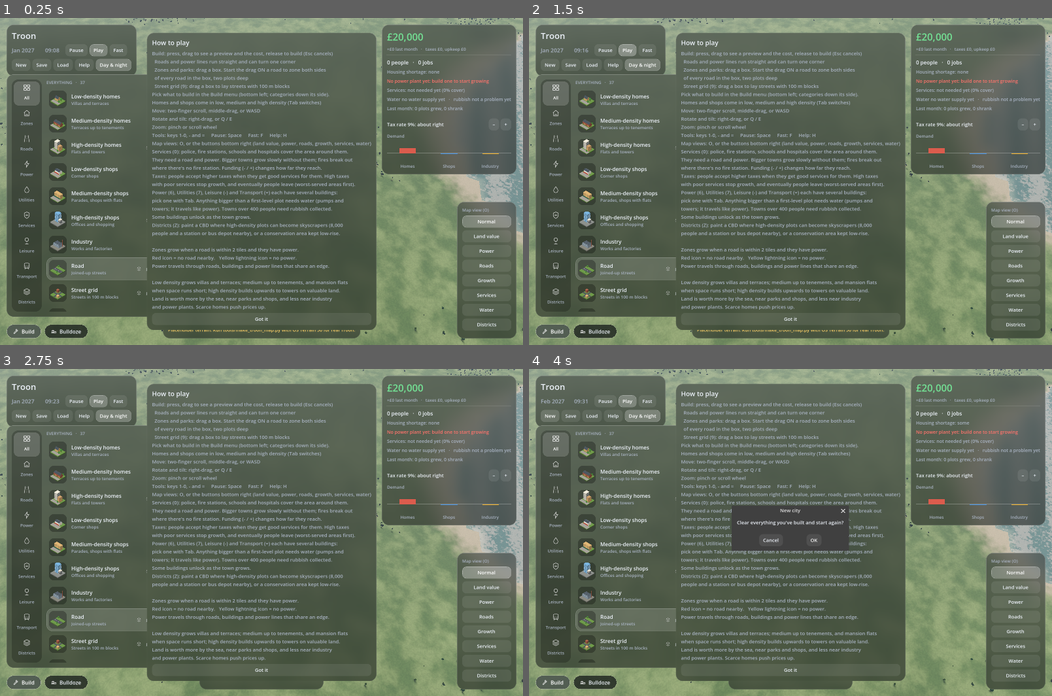
Above: before the commit, frames 1-4 (two rows, left to right).
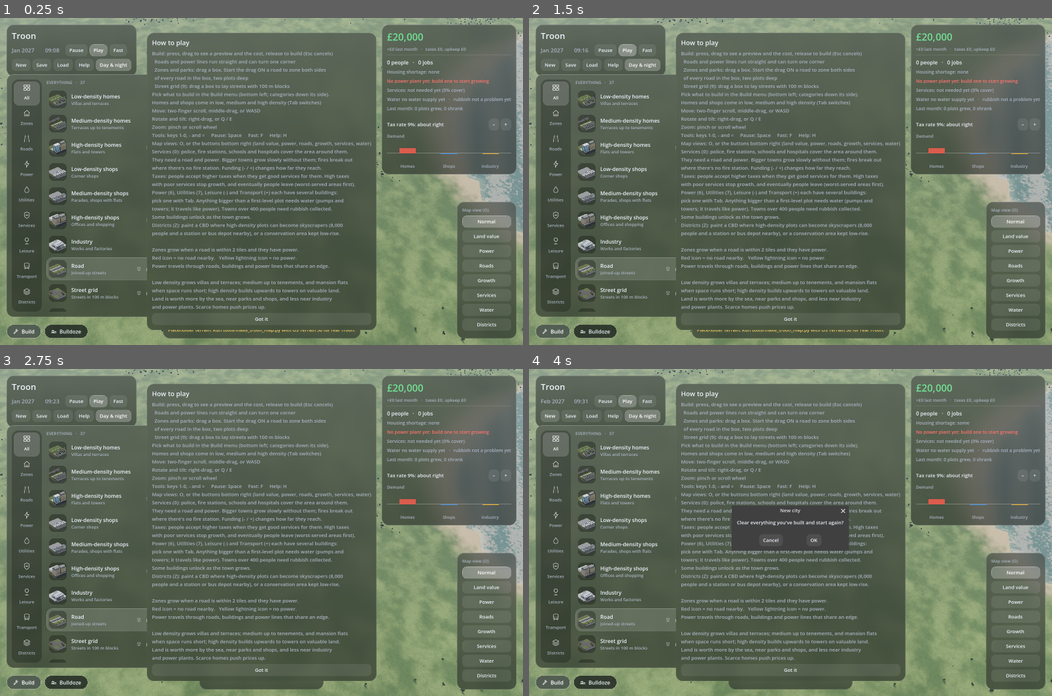
Above: after the commit, the same moments.

Repository: samdickie/city-sim-creator
Game: Godot game, scene res://game3d.tscn
Same seed, same stepped clock (60 frames per second), same inputs: the game is played once before the commit and once after it.
Inputs:
- Up to frame 1 (0.25 s): no input
- Up to frame 2 (1.5 s): click "Play" at 0.5 s; click "Play" at 1.25 s
- Up to frame 3 (2.75 s): click "Normal" at 2 s
- Up to frame 4 (4 s): click "Normal" at 2.75 s; click "New" at 3.5 s

The runs differ from the first frame. In frame 1, 0.7% of the frame differs, in the area x 9-13%, y 23-87%; in frame 2, 0.7%; in frame 3, 0.7%; in frame 4, 0.7%.

Commit message:
Building variants, industrial shed, classical blocks, menu pictures from game models
Co-Authored-By: Claude Opus 5.5 <noreply@anthropic.com>
Claude-Session: https://claude.ai/code/session_01TJfN1XR5FkkXgydyT6DSGx

Diff:
--- a/scripts/hud.gd
+++ b/scripts/hud.gd
@@ -426,9 +426,13 @@
 
 
 func _item_icon(id: String) -> Texture2D:
+	# A picture rendered from the game's own models (tools/make_menu_pictures.py),
+	# or the simple drawn icon if it's missing.
 	var key := "item:" + id
 	if not _icon_cache.has(key):
-		_icon_cache[key] = _svg(Icons.ITEMS.get(id, Icons.ITEMS["normal"]), 2.0)
+		var path := "res://assets/icons/%s.png" % id
+		var picture: Texture2D = load(path) if ResourceLoader.exists(path) else null
+		_icon_cache[key] = picture if picture else _svg(Icons.ITEMS.get(id, Icons.ITEMS["normal"]), 2.0)
 	return _icon_cache[key]
 
 
--- a/scripts/world3d.gd
+++ b/scripts/world3d.gd
@@ -21,9 +21,19 @@
 	"tenement4": Vector4(22.0, 13.0, 12.9, 4.8), "shop1": Vector4(15.5, 13.0, 5.0, 0.0),
 	"shop2": Vector4(15.5, 13.0, 7.0, 3.0), "shopflats2": Vector4(23.0, 18.0, 8.0, 0.0),
 	"shopflats3": Vector4(23.0, 18.0, 11.1, 0.0), "shopflats4": Vector4(23.0, 18.0, 14.2, 0.0),
+	"shed": Vector4(34.0, 28.0, 8.0, 2.2),
+	"classical2": Vector4(21.0, 13.0, 9.1, 4.0), "classical3": Vector4(21.0, 13.0, 12.5, 4.0),
+	"classical4": Vector4(21.0, 13.0, 15.9, 4.0), "classical5": Vector4(21.0, 13.0, 19.3, 4.0),
+	"classical6": Vector4(21.0, 13.0, 22.7, 4.0), "classical7": Vector4(21.0, 13.0, 26.1, 4.0),
+}
+# Other designs with the same size as a model above; one is picked for each building.
+const MODEL_VARIANTS := {
+	"villa": ["villa", "villa_b", "villa_c"], "bungalow": ["bungalow", "bungalow_b"],
+	"terrace": ["terrace", "terrace_b"], "tenement3": ["tenement3", "tenement3_b"],
+	"tenement4": ["tenement4", "tenement4_b"], "shop1": ["shop1", "shop1_b"], "shop2": ["shop2", "shop2_b"],
 }
 const MODEL_PARTS := ["stone", "roof", "glass", "frame", "door", "metal", "pot", "fascia", "render",
-	"awning", "lead"]
+	"awning", "lead", "cladding", "sheet"]
 const MODEL_CHUNK := 400.0              # models are drawn in 400 m squares (for culling and detail levels)
 const ROAD_SHADER = preload("res://shaders/road.gdshader")
 
@@ -1239,7 +1249,7 @@
 			mat.set_shader_parameter("roof_average", _average_colour(slate))
 		materials[MODEL_PARTS[n]] = mat
 		_model_materials.append(mat)
-	for model_name: String in MODEL_DIMS:
+	for model_name: String in _all_model_names():
 		var path := MODEL_DIR + model_name + ".glb"
 		if not ResourceLoader.exists(path):
 			continue
@@ -1260,6 +1270,29 @@
 		push_warning("No building models found in %s: using simple blocks." % MODEL_DIR)
 
 
+func _all_model_names() -> Array[String]:
+	# Every model file to look for: each size, its variants, and the classical
+	# blocks' shopfront and bay-window versions.
+	var names: Array[String] = []
+	for base: String in MODEL_DIMS:
+		if MODEL_VARIANTS.has(base):
+			for v: String in MODEL_VARIANTS[base]:
+				names.append(v)
+		else:
+			names.append(base)
+		if base.begins_with("classical"):
+			names.append(base + "_shops")
+			names.append(base + "_bays")
+	return names
+
+
+func _model_dims(model_name: String) -> Vector4:
+	# A variant shares its size with the model it's a version of.
+	var base := model_name.trim_suffix("_shops").trim_suffix("_bays").trim_suffix("_b").trim_suffix("_c")
+	var dims: Vector4 = MODEL_DIMS.get(base, MODEL_DIMS.get(model_name, Vector4(1, 1, 1, 0)))
+	return dims
+
+
 func _first_mesh(node: Node) -> ArrayMesh:
 	if node is MeshInstance3D and (node as MeshInstance3D).mesh is ArrayMesh:
 		return (node as MeshInstance3D).mesh as ArrayMesh
@@ -1286,6 +1319,8 @@
 			pick = "tenement3"
 		elif storeys == 4:
 			pick = "tenement4"
+	elif style == STYLE_INDUSTRY and roof_h > 0.0:
+		pick = "shed"
 	elif style == STYLE_SHOP:
 		if roof_h > 0.0 and h <= 8.0:
 			pick = "shop2"
@@ -1295,18 +1330,31 @@
 			var floors := roundi((h - 0.6) / 3.2)
 			if floors >= 2 and floors <= 4:
 				pick = "shopflats%d" % floors
+	if MODEL_VARIANTS.has(pick):
+		for v: String in MODEL_VARIANTS[pick]:
+			if _models.has(v):
+				return pick
+		return ""
 	return pick if _models.has(pick) else ""
 
 
 func _add_model(model_name: String, spot: Dictionary, w: float, d: float, total_h: float, colour: Color,
 		roof_colour: Color) -> void:
 	# The model stretched to the block: front to the street, base on the ground.
-	var dims: Vector4 = MODEL_DIMS[model_name]
+	# Where there are several designs of this size, one is picked by position.
 	var x_axis: Vector3 = spot["x"]
 	var z_axis: Vector3 = spot["z"]
 	var pos: Vector3 = spot["pos"]
+	var variety := fposmod(sin(pos.x * 12.9898 + pos.z * 78.233) * 43758.5453, 1.0)   # door colours etc.
+	if MODEL_VARIANTS.has(model_name):
+		var choices: Array = []
+		for v: String in MODEL_VARIANTS[model_name]:
+			if _models.has(v):
+				choices.append(v)
+		if not choices.is_empty():
+			model_name = choices[int(fposmod(variety * 7.31, 1.0) * choices.size())]
+	var dims := _model_dims(model_name)
 	var basis := Basis(x_axis * (w / dims.x), Vector3.UP * (total_h / (dims.z + dims.w)), z_axis * (d / dims.y))
-	var variety := fposmod(sin(pos.x * 12.9898 + pos.z * 78.233) * 43758.5453, 1.0)   # door colours etc.
 	_model_items.append([model_name, Transform3D(basis, pos), colour,
 		Color(roof_colour.r, roof_colour.g, roof_colour.b, variety), _current_owner])
 
@@ -1956,10 +2004,17 @@
 		shops: bool, bays: bool, wall_list: Array, roof_list: Array, mansard: bool = true) -> void:
 	# Sandstone: tall rusticated ground floor, sash windows in stone surrounds,
 	# full-height bay windows, a cornice and a slate mansard roof with dormers.
+	var h: float = 4.2 + (storeys - 1) * 3.4 + 0.6
+	if mansard:
+		# The detailed model, where there is one for this height and kind.
+		var kind := "_shops" if shops else ("_bays" if bays and storeys >= 5 else "")
+		var model_name := "classical%d%s" % [storeys, kind]
+		if _models.has(model_name):
+			_add_model(model_name, spot, w, d, h + 0.9 + 4.0, stone, SLATE)
+			return
 	var x_axis: Vector3 = spot["x"]
 	var z_axis: Vector3 = spot["z"]
 	var pos: Vector3 = spot["pos"]
-	var h: float = 4.2 + (storeys - 1) * 3.4 + 0.6
 	var style: int = STYLE_CLASSICAL_SHOPS if shops else STYLE_CLASSICAL
 	wall_list.append([Transform3D(Basis(x_axis * w, Vector3.UP * h, z_axis * d), pos), stone,
 		Color(w, h, d, style)])
@@ -2272,7 +2327,7 @@
 		Tile.WATER_PUMP:
 			_slab(i, front, 0.0, 0.0, 49.0, depth - 1.0, YARD)
 			var house := _place(i, front, -12.0, 5.0, 12.0, 9.0)
-			_add_block(house, 12.0, 9.0, 5.5, RED_SANDSTONE, STYLE_HOUSE, 3.0, SLATE, wall_list, roof_list)
+			_add_block(house, 12.0, 9.0, 5.5, RED_SANDSTONE, STYLE_PLANT, 3.0, SLATE, wall_list, roof_list)
 			for along: float in [6.0, 18.0]:
 				var tank := _place(i, front, along, 16.0, 10.0, 10.0)
 				_cylinder(chimney_list, tank["pos"], 5.0, 7.0, TANK_GREY)
--- a/shaders/model.gdshader
+++ b/shaders/model.gdshader
@@ -9,7 +9,7 @@
 render_mode diffuse_burley, specular_schlick_ggx;
 
 uniform int part = 0;   // 0 stone, 1 roof, 2 glass, 3 frame, 4 door, 5 metal, 6 pot,
-						// 7 fascia, 8 render, 9 awning, 10 lead
+						// 7 fascia, 8 render, 9 awning, 10 lead, 11 cladding, 12 sheet
 uniform bool use_wall_tex = false;
 uniform sampler2D wall_tex : source_color, filter_linear_mipmap_anisotropic, repeat_enable;
 uniform vec3 wall_average = vec3(0.255, 0.22, 0.157);
@@ -108,6 +108,18 @@
 	} else if (part == 10) {
 		c = vec3(0.30, 0.32, 0.34);       // lead flashing and flat roofs
 		rough = 0.6;
+	} else if (part == 11 || part == 12) {
+		// Ribbed metal: walls in the building's colour, roofs in the roof colour.
+		vec3 base = part == 11 ? tint : extra.rgb;
+		float along = abs(world_normal.x) > 0.5 ? world_pos.z : world_pos.x;
+		if (part == 12) {
+			along = world_pos.x + world_pos.z;
+		}
+		float rib = smoothstep(0.35, 0.5, abs(fract(along * 3.0) - 0.5) * 2.0);
+		c = base * (0.86 + 0.16 * rib);
+		c *= mix(0.85, 1.0, smoothstep(0.0, 2.0, height_up));
+		rough = 0.5;
+		metal = 0.35;
 	}
 	if (overlay_on) {
 		// Map overlay: the plot's colour dominates.
Binary file added: assets/icons/bulldoze.png
Binary file added: assets/icons/bus_depot.png
Binary file added: assets/icons/cbd.png
Binary file added: assets/icons/coal.png
Binary file added: assets/icons/conservation.png
Binary file added: assets/icons/fire.png
Binary file added: assets/icons/gas.png
Binary file added: assets/icons/golf.png
Binary file added: assets/icons/grid.png
Binary file added: assets/icons/harbour.png
Binary file added: assets/icons/homes_0.png
Binary file added: assets/icons/homes_1.png
(and 51 more such lines)
